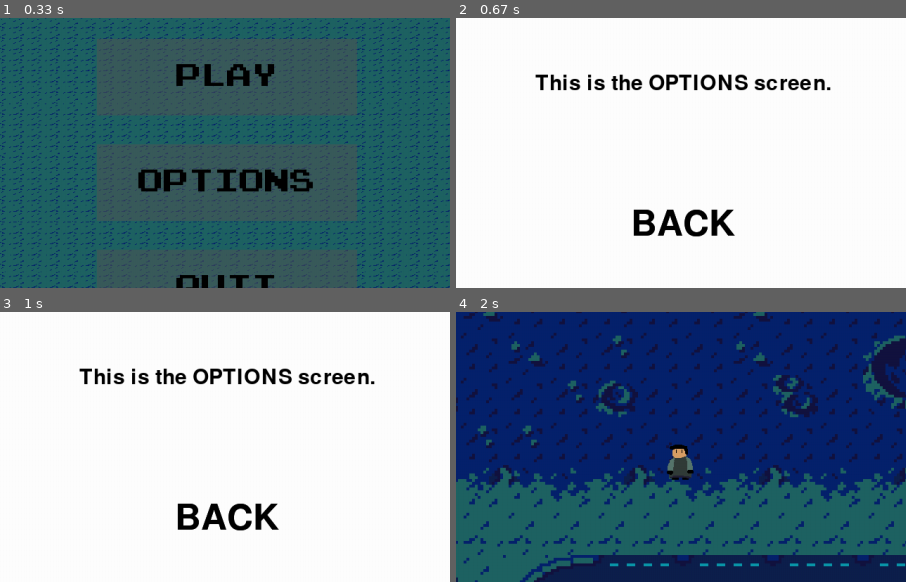
Above: before the commit, frames 1-4 (two rows, left to right).
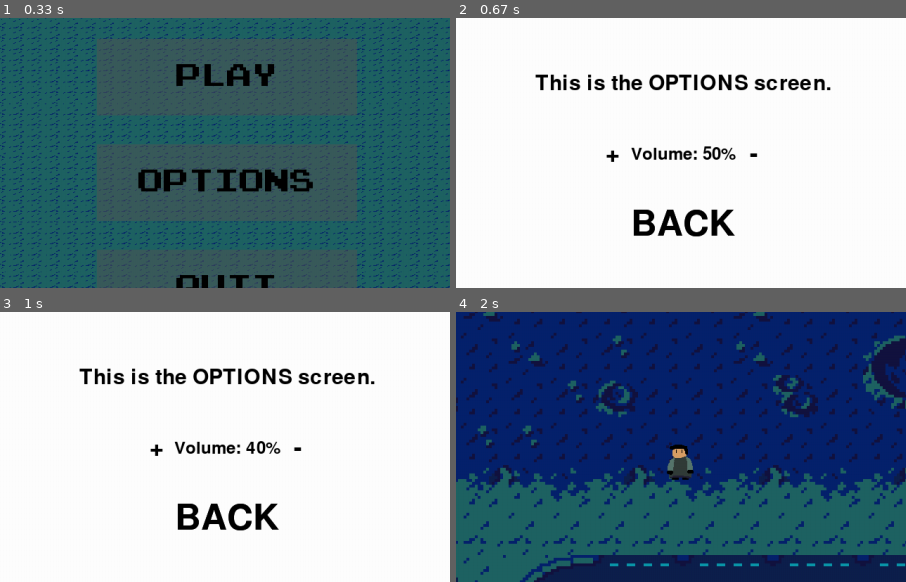
Above: after the commit, the same moments.

Repository: jgabrielsg/LP-PyGame
Game: pygame game, started from main.py
Same seed, same stepped clock (60 frames per second), same inputs: the game is played once before the commit and once after it.
Inputs (mouse positions are % of the whole screen's width and height, from its top left):
- Up to frame 1 (0.33 s): no input
- Up to frame 2 (0.67 s): click (50, 50) at 0.38 s
- Up to frame 3 (1 s): click (58, 47) at 0.72 s, where only the run after the commit has a clickable "-"
- Up to frame 4 (2 s): click (42, 47) at 1.05 s, where only the run after the commit has a clickable "+"; click (50, 56) at 1.38 s; click "PLAY" at 1.72 s
The pictures show only the part of the screen within x 25-75%, y 22-72%; the shares and areas given below are measured in that part.

Frame 1 is identical in both runs. In frame 2, 0.7% of the frame differs, in the area x 33-68%, y 47-54%; in frame 3, 0.7%; in frame 4, nothing differs.

Commit message:
Fiz botão para o volume no painel de opções

Diff:
--- a/screens/options.py
+++ b/screens/options.py
@@ -6,10 +6,20 @@
     def __init__(self, screen):
         self.screen = screen
         self.running = True
+        self.volume = 50
 
         # Botão aqui
         self.BACK_BUTTON = Button(image=None, pos=(640, 460),
-                                  text_input="BACK", font=pygame.font.Font(None, 75), base_color="Black", hovering_color="Green")
+                                  text_input="BACK", font=pygame.font.Font(None, 75), base_color="Black",
+                                  hovering_color="Green")
+
+        self.INCREASE_VOLUME_BUTTON = Button(image=None, pos=(540, 360),
+                                            text_input="+", font=pygame.font.Font(None, 50), base_color="Black",
+                                            hovering_color="Green")
+
+        self.DECREASE_VOLUME_BUTTON = Button(image=None, pos=(740, 360),
+                                            text_input="-", font=pygame.font.Font(None, 50), base_color="Black",
+                                            hovering_color="Green")
 
     def events(self):
         for event in pygame.event.get():
@@ -20,6 +30,10 @@
             elif event.type == pygame.MOUSEBUTTONDOWN:
                 if self.BACK_BUTTON.checkForInput(pygame.mouse.get_pos()):
                     return "main_menu"
+                elif self.INCREASE_VOLUME_BUTTON.checkForInput(pygame.mouse.get_pos()):
+                    self.volume = min(100, self.volume + 10)  # Aumenta o volume em 10, limitado a 100
+                elif self.DECREASE_VOLUME_BUTTON.checkForInput(pygame.mouse.get_pos()):
+                    self.volume = max(0, self.volume - 10)  # Diminui o volume em 10, limitado a 0
 
     def update(self):
         pass  # Atualize o estado do menu aqui, se necessário
@@ -36,6 +50,18 @@
         # Desenha o botão e o texto do botão
         self.screen.blit(self.BACK_BUTTON.image, self.BACK_BUTTON.rect)
         self.screen.blit(self.BACK_BUTTON.text, self.BACK_BUTTON.text_rect)
+
+        # Desenha os botões de aumento e diminuição do volume
+        self.screen.blit(self.INCREASE_VOLUME_BUTTON.image, self.INCREASE_VOLUME_BUTTON.rect)
+        self.screen.blit(self.INCREASE_VOLUME_BUTTON.text, self.INCREASE_VOLUME_BUTTON.text_rect)
+
+        self.screen.blit(self.DECREASE_VOLUME_BUTTON.image, self.DECREASE_VOLUME_BUTTON.rect)
+        self.screen.blit(self.DECREASE_VOLUME_BUTTON.text, self.DECREASE_VOLUME_BUTTON.text_rect)
+
+        # Exibe o valor do volume na tela
+        VOLUME_TEXT = pygame.font.Font(None, 36).render(f"Volume: {self.volume}%", True, "Black")
+        VOLUME_RECT = VOLUME_TEXT.get_rect(center=(640, 360))
+        self.screen.blit(VOLUME_TEXT, VOLUME_RECT)
 
         pygame.display.flip()  # Atualiza a tela
 
